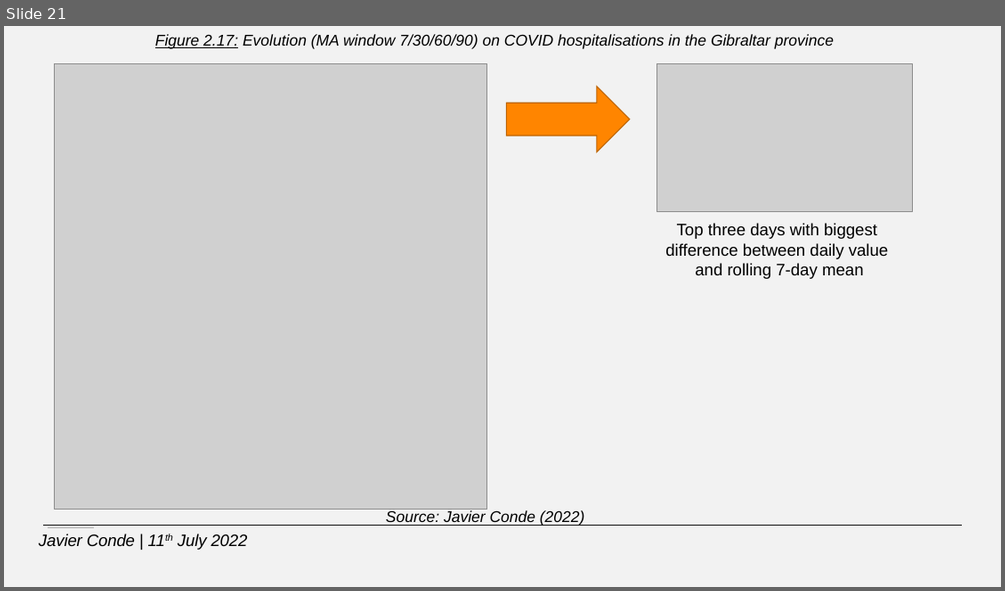
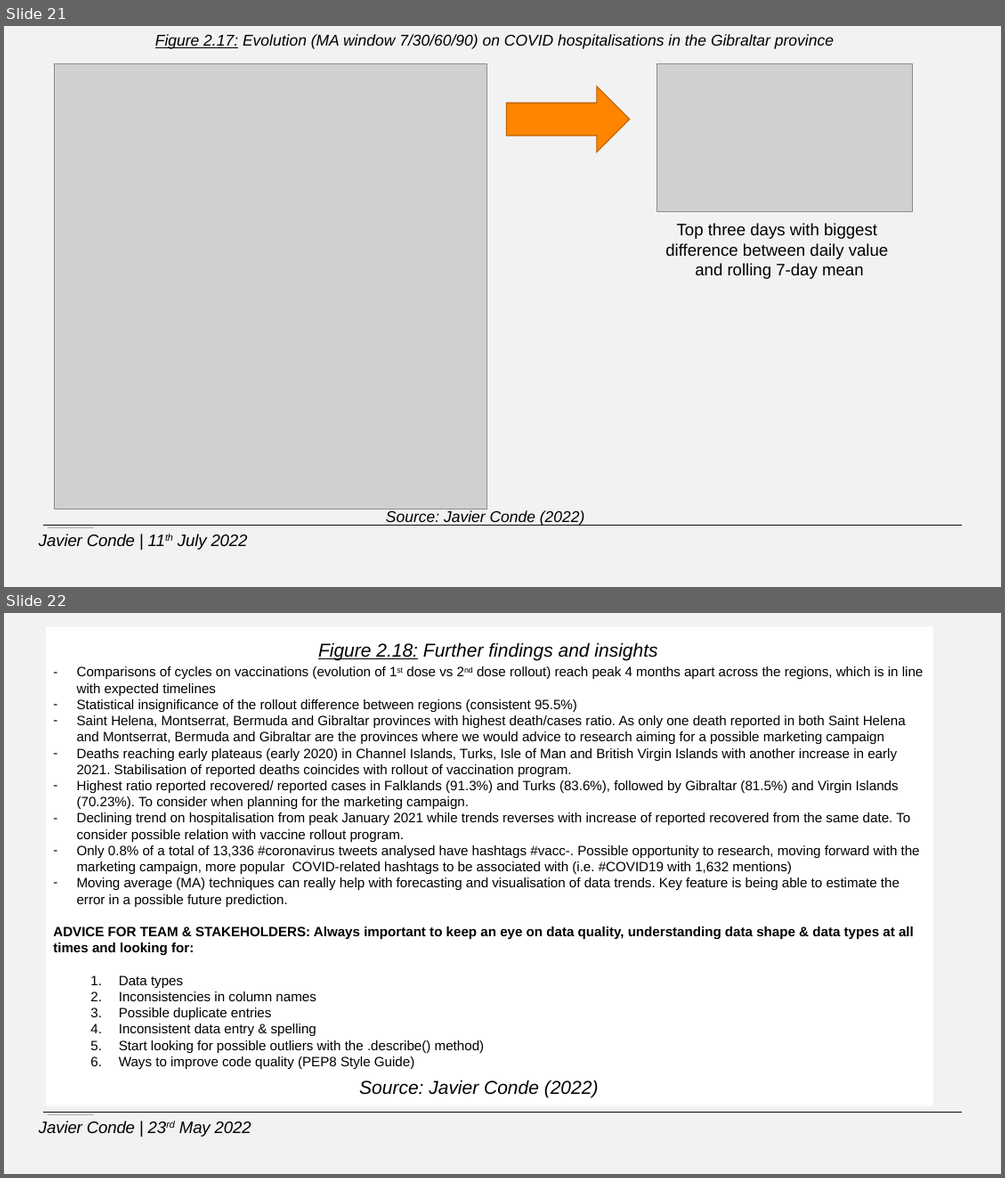
Before and after one commit to JavierConde1976/LSE_DA_COVID_analysis, a slide deck: LSE_DA201_assignment_presentation_Javier_Conde.pptx. Shown one above the other, each under a label of ours: slide 21 before the commit, slides 21 and 22 after it. The pictures are 1005x591 and 1005x1178 pixels, drawn with LibreOffice and Linux fonts; fonts in the diff are those of the drawing; grey boxes stand for pictures; background and template pictures are left out. Boxes give left, top, right and bottom in pixels: in the first picture for what was removed or moved away, otherwise in the second. Text is boxed around its words. In the diff, an @@ line names an element or a change of style, - is before the commit and + after.

```diff
--- a/LSE_DA201_assignment_presentation_Javier_Conde.pptx
+++ b/LSE_DA201_assignment_presentation_Javier_Conde.pptx
@@ slide 22 added at bbox=[4, 613, 1001, 1174], background #F2F2F2; not listed: 1 template element that a slide beside it also shows @@
@@ rectangle added at bbox=[46, 626, 933, 1106], fill #FFFFFF, 13 pt, text #000000 @@
+– Comparisons of cycles on vaccinations (evolution of 1st dose vs 2nd dose rollout) reach peak 4 months apart across the regions, which is in line with expected timelines
+– Statistical insignificance of the rollout difference between regions (consistent 95.5%)
+– Saint Helena, Montserrat, Bermuda and Gibraltar provinces with highest death/cases ratio. As only one death reported in both Saint Helena and Montserrat, Bermuda and Gibraltar are the provinces where we would advice to research aiming for a possible marketing campaign
+– Deaths reaching early plateaus (early 2020) in Channel Islands, Turks, Isle of Man and British Virgin Islands with another increase in early 2021. Stabilisation of reported deaths coincides with rollout of vaccination program.
+– Highest ratio reported recovered/ reported cases in Falklands (91.3%) and Turks (83.6%), followed by Gibraltar (81.5%) and Virgin Islands (70.23%). To consider when planning for the marketing campaign.
+– Declining trend on hospitalisation from peak January 2021 while trends reverses with increase of reported recovered from the same date. To consider possible relation with vaccine rollout program.
+– Only 0.8% of a total of 13,336 #coronavirus tweets analysed have hashtags #vacc-. Possible opportunity to research, moving forward with the marketing campaign, more popular COVID-related hashtags to be associated with (i.e. #COVID19 with 1,632 mentions)
+– Moving average (MA) techniques can really help with forecasting and visualisation of data trends. Key feature is being able to estimate the error in a possible future prediction.
+ADVICE FOR TEAM & STAKEHOLDERS: Always important to keep an eye on data quality, understanding data shape & data types at all times and looking for:
+  1. Data types
+  2. Inconsistencies in column names
+  3. Possible duplicate entries
+  4. Inconsistent data entry & spelling
+  5. Start looking for possible outliers with the .describe() method)
+  6. Ways to improve code quality (PEP8 Style Guide)
@@ text added at bbox=[318, 642, 657, 1098], 18 pt, text #000000, italic @@
+Figure 2.18: Further findings and insights
+Source: Javier Conde (2022)
@@ rectangle added at bbox=[32, 1115, 108, 1163], fill #F2F2F2 @@
@@ picture added at bbox=[48, 1115, 94, 1160] @@
@@ text added at bbox=[39, 1120, 251, 1136], 16 pt, text #000000, italic @@
+Javier Conde | 23rd May 2022
```
Also in this commit, not shown: 2 slides changed, 3 other files.
